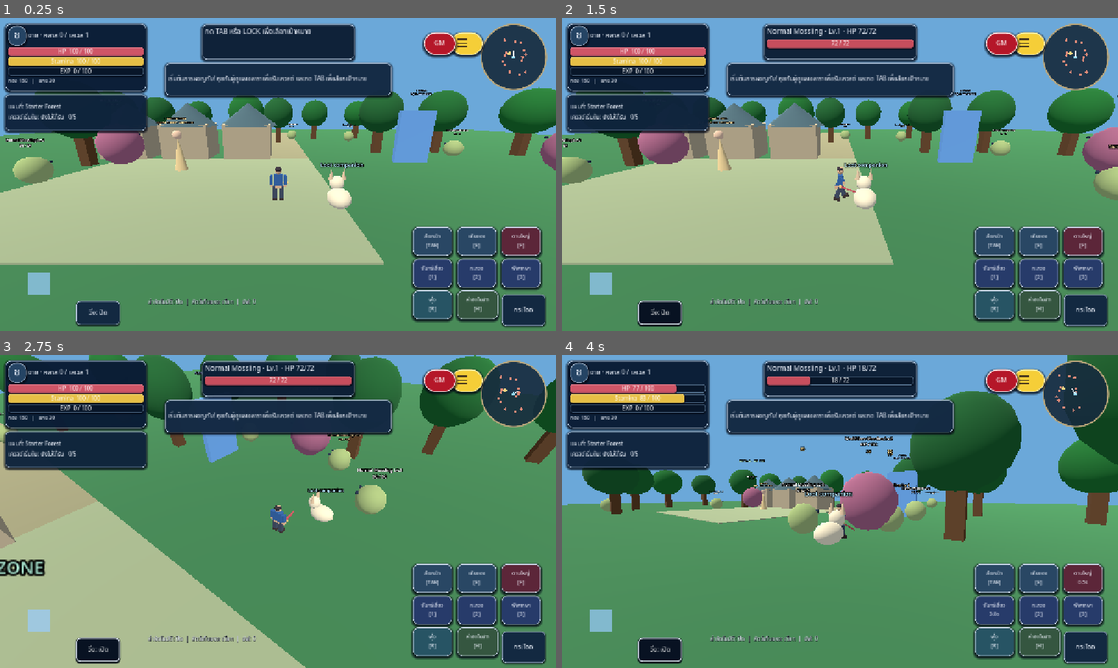
Above: before the commit, frames 1-4 (two rows, left to right).
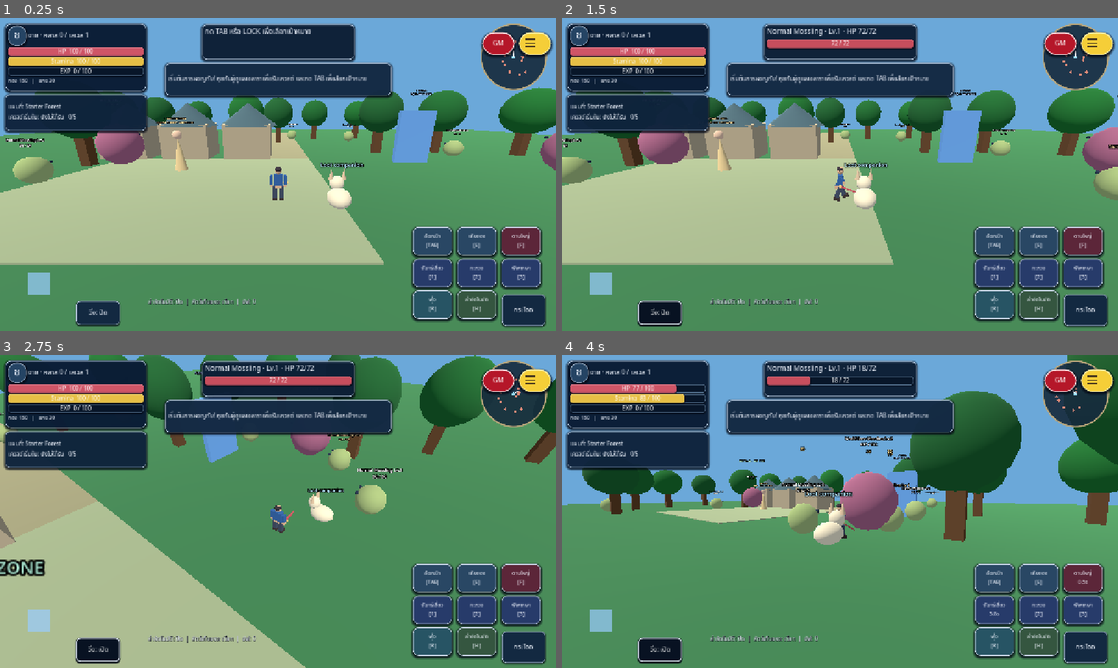
Above: after the commit, the same moments.

Repository: redfullmoon209-debug/NexTgenLeo
Game: Godot game, scene res://scenes/main.tscn
Same seed, same stepped clock (60 frames per second), same inputs: the game is played once before the commit and once after it.
Inputs (mouse positions are in pixels of both pictures, inside the frame that each line leads up to):
- Up to frame 1 (0.25 s): no input
- Up to frame 2 (1.5 s): click "กระโดด" at 0.5 s; tap Enter at 1.25 s; move the mouse to (962, 158) at 1.27 s; hold D from 1.28 s (still down); tap Tab at 1.35 s; click (962, 158) at 1.42 s
- Up to frame 3 (2.75 s): tap Space at 1.52 s; release D at 2 s; drag from (166, 527) to (250, 574) at 2.02 s
- Up to frame 4 (4 s): move the mouse to (895, 442) at 2.77 s; hold D 2.78-3.5 s; tap 1 at 2.85 s; drag from (812, 574) to (673, 464) at 3.52 s

The runs differ from the first frame. In frame 1, 2.2% of the frame differs, in the area x 74-100%, y 4-98%; in frame 2, 2.2%; in frame 3, 2.2%; in frame 4, 2.2%.

Commit message:
Add portrait/landscape safe-area HUD layout and portrait inventory stack

Diff:
--- a/scripts/gameplay.gd
+++ b/scripts/gameplay.gd
@@ -734,25 +734,55 @@
 	return bar
 
 func _layout() -> void:
+	var responsive = load("res://scripts/responsive_ui.gd")
 	var size: Vector2 = world.get_viewport().get_visible_rect().size
+	var bounds: Rect2 = responsive.safe_bounds(world.get_viewport())
+	var portrait: bool = responsive.is_portrait(bounds.size)
+	var ui_scale: float = float(GameState.settings.get("ui_scale", 1.0))
+	var offset_key: String = responsive.offsets_key(size)
+	var saved_offsets: Dictionary = GameState.settings.get(offset_key, {})
+	# Older user saves remain compatible with the original landscape layout.
+	if not portrait and saved_offsets.is_empty():
+		saved_offsets = GameState.settings.get("button_offsets", {})
 	for i in range(skill_buttons.size()):
 		var button := skill_buttons[i]
-		button.position = Vector2(size.x - 330 + (i % 3) * 102, size.y - 240 + int(i / 3.0) * 73)
-		var offset: Array = GameState.settings.button_offsets.get(str(button.get_meta("layout_id")), [0, 0])
-		button.position += Vector2(float(offset[0]), float(offset[1]))
-		button.position.x = clampf(button.position.x, 0.0, maxf(0.0, size.x - button.size.x))
-		button.position.y = clampf(button.position.y, 0.0, maxf(0.0, size.y - button.size.y))
-	hud_status_panel.position = Vector2(12, 12)
-	hud_quest_panel.position = Vector2(12, 175)
-	hud_target_panel.position = Vector2(maxf(342.0, (size.x - 350.0) * 0.5), 14)
-	hud_notice_panel.position = Vector2(maxf(345.0, (size.x - hud_notice_panel.size.x) * 0.5), 103.0)
-	# Keep the auto-hunt/pet/buff indicator outside the lower-left joystick zone.
-	hud_state_label.position = Vector2(minf(340.0, maxf(220.0, size.x * 0.27)), maxf(260.0, size.y - 78.0))
-	map_display.position = Vector2(size.x - 175, 12)
+		var base_rect: Rect2 = responsive.action_slot_rect(i, bounds, ui_scale)
+		button.size = base_rect.size
+		var offset: Array = saved_offsets.get(str(button.get_meta("layout_id")), [0, 0])
+		var requested := Rect2(base_rect.position + Vector2(float(offset[0]), float(offset[1])), base_rect.size)
+		button.position = responsive.keep_inside(requested, bounds).position
+	if portrait:
+		var hud_width := minf(bounds.size.x * 0.58, 324.0)
+		hud_status_panel.size = Vector2(hud_width, 155.0)
+		hud_status_panel.position = bounds.position
+		for bar in [hp_bar, stamina_bar, exp_bar]:
+			bar.custom_minimum_size.x = 0.0
+		hud_quest_panel.size = Vector2(hud_width, 83.0)
+		hud_quest_panel.position = Vector2(bounds.position.x, hud_status_panel.position.y + 160.0)
+		hud_target_panel.size = Vector2(minf(bounds.size.x, 350.0), 80.0)
+		hud_target_panel.position = Vector2(bounds.position.x, hud_quest_panel.position.y + 90.0)
+		map_display.position = Vector2(bounds.end.x - map_display.size.x, bounds.position.y)
+		hud_notice_panel.size.x = minf(520.0, bounds.size.x)
+		hud_notice_panel.position = Vector2(bounds.position.x, hud_target_panel.position.y + 88.0)
+		hud_state_label.position = Vector2(bounds.position.x, bounds.end.y - 275.0)
+	else:
+		hud_status_panel.size = Vector2(324, 155)
+		for bar in [hp_bar, stamina_bar, exp_bar]:
+			bar.custom_minimum_size.x = 270.0
+		hud_quest_panel.size = Vector2(324, 83)
+		hud_target_panel.size = Vector2(350, 80)
+		hud_notice_panel.size.x = 520.0
+		hud_status_panel.position = Vector2(12, 12)
+		hud_quest_panel.position = Vector2(12, 175)
+		hud_target_panel.position = Vector2(maxf(342.0, (size.x - 350.0) * 0.5), 14)
+		hud_notice_panel.position = Vector2(maxf(345.0, (size.x - hud_notice_panel.size.x) * 0.5), 103.0)
+		hud_state_label.position = Vector2(minf(340.0, maxf(220.0, size.x * 0.27)), maxf(260.0, size.y - 78.0))
+		map_display.position = Vector2(size.x - 175, 12)
+	var menu_top := bounds.position.y + (157.0 if portrait else 20.0)
 	if is_instance_valid(menu_toggle_button):
-		menu_toggle_button.position = Vector2(maxf(6.0, size.x - 243.0), 32.0)
+		menu_toggle_button.position = Vector2(bounds.end.x - menu_toggle_button.size.x, menu_top)
 	if is_instance_valid(owner_gm_button):
-		owner_gm_button.position = Vector2(maxf(6.0, size.x - 305.0), 32.0)
+		owner_gm_button.position = Vector2(bounds.end.x - 2.0 * menu_toggle_button.size.x - 10.0, menu_top)
 	if is_instance_valid(dropdown_backdrop):
 		dropdown_backdrop.position = Vector2.ZERO
 		dropdown_backdrop.size = size
@@ -760,18 +790,20 @@
 		var dropdown_height := minf(475.0, maxf(180.0, size.y - 108.0))
 		player_dropdown.size = Vector2(minf(240.0, maxf(170.0, size.x - 16.0)), dropdown_height)
 		player_dropdown.position = Vector2(maxf(8.0, size.x - 425.0), 92.0 if size.y >= 560.0 else 65.0)
-	# Keep the world character visible to the right of the open inventory.
-	# On landscape screens, the equipment and bag share a compact 2-column dock.
-	# On narrow screens the panes stack and each section scrolls independently.
-	panel.position = Vector2(12, 12)
+		if portrait:
+			player_dropdown.size = Vector2(minf(240.0, bounds.size.x), minf(475.0, bounds.size.y - 220.0))
+			player_dropdown.position = Vector2(bounds.end.x - player_dropdown.size.x, menu_top + 58.0)
+	panel.position = bounds.position if portrait else Vector2(12, 12)
 	if active_panel == "Bag":
 		var bag_width: float = minf(620.0, maxf(300.0, size.x * 0.44))
-		# Extend to the viewport bottom while preserving the narrow left width
-		# so the character remains visible in the center of the 3D world.
+		if portrait:
+			bag_width = bounds.size.x
 		var bag_height: float = maxf(160.0, size.y - 24.0)
 		panel.size = Vector2(minf(bag_width, maxf(150.0, size.x - 24.0)), bag_height)
 	else:
 		panel.size = Vector2(minf(390.0, maxf(150.0, size.x - 24.0)), maxf(160.0, size.y - 24.0))
+	if portrait:
+		panel.size = bounds.size
 
 func _tell(text: String) -> void:
 	notice.text = text
@@ -1386,7 +1418,7 @@
 		bag_bulk_selection.clear()
 	bag_equipment_buttons.clear()
 	bag_slot_regions.clear()
-	var wide := panel.size.x >= 550.0
+	var wide := panel.size.x >= 550.0 and world.get_viewport().get_visible_rect().size.x >= world.get_viewport().get_visible_rect().size.y
 	var panes: BoxContainer = HBoxContainer.new() if wide else VBoxContainer.new()
 	panes.name = "BagTwoPane"
 	panes.size_flags_horizontal = Control.SIZE_EXPAND_FILL
